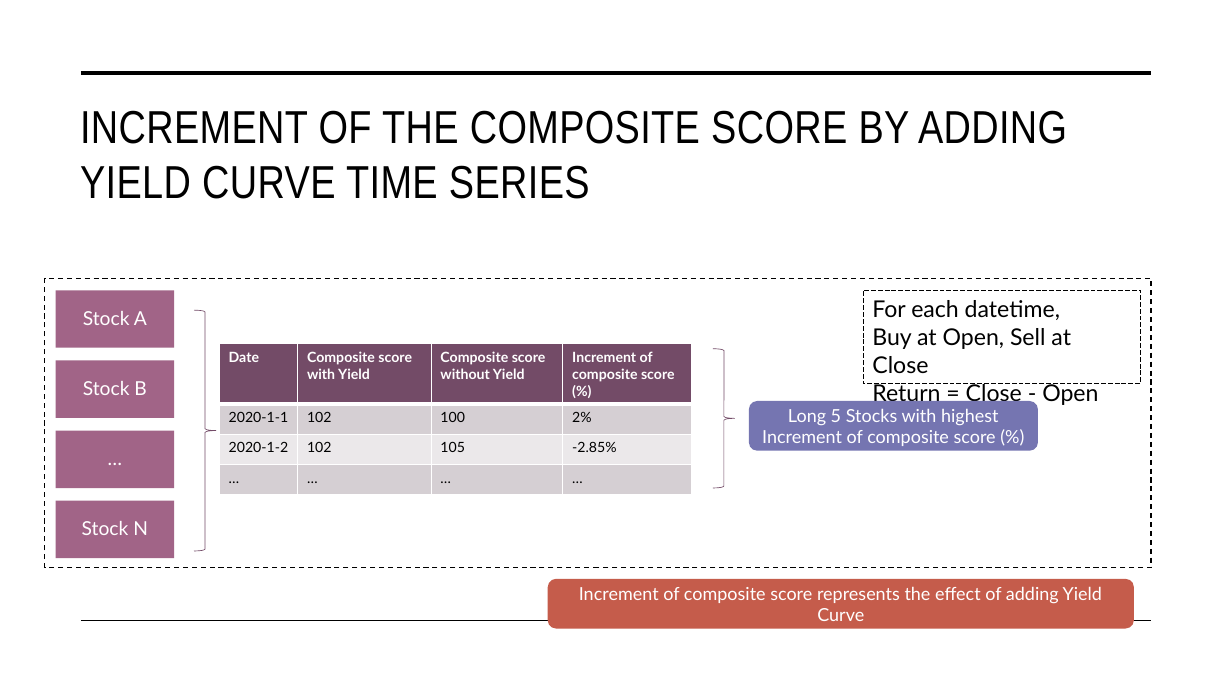
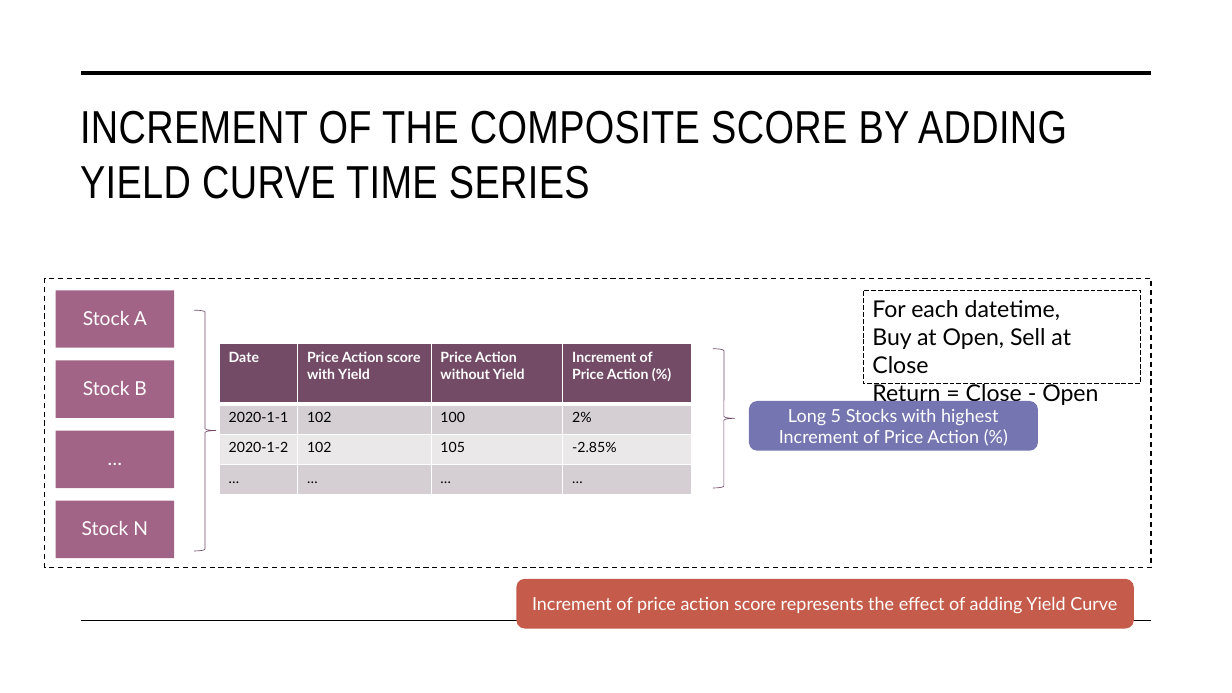
Before and after one commit to Ryrck/mafs5130, a slide deck: slide 14 of MAFS5130 Presentation - WONG Yan Kit.pptx. Drawn at 1232x693 pixels with LibreOffice and Linux fonts; fonts in the diff are those of the drawing. Boxes give left, top, right and bottom in pixels: in the first picture for what was removed or moved away, otherwise in the second. Text is boxed around its words. In the diff, an @@ line names an element or a change of style, - is before the commit and + after.

```diff
--- a/MAFS5130 Presentation - WONG Yan Kit.pptx
+++ b/MAFS5130 Presentation - WONG Yan Kit.pptx
@@ table at (219, 344, 691, 495) @@
-row 1: Date | Composite score with Yield | Composite score without Yield | Increment of composite score (%)
+row 1: Date | Price Action score with Yield | Price Action without Yield | Increment of Price Action (%)
@@ text in rounded rectangle at (779, 409, 998, 443): text changed @@
-Long 5 Stocks with highest Increment of composite score (%)
+Long 5 Stocks with highest Increment of Price Action (%)
@@ rounded rectangle "Increment of price action score ...": place and size @@
-rounded rectangle "Increment of price action score ..." at (548, 579, 1134, 629)
+rounded rectangle "Increment of price action score ..." at (517, 579, 1134, 629)
@@ text in rounded rectangle at (532, 596, 1117, 614): text changed @@
-Increment of composite score represents the effect of adding Yield Curve
+Increment of price action score represents the effect of adding Yield Curve
```
Also in this commit, not shown: 5 other slides changed.
